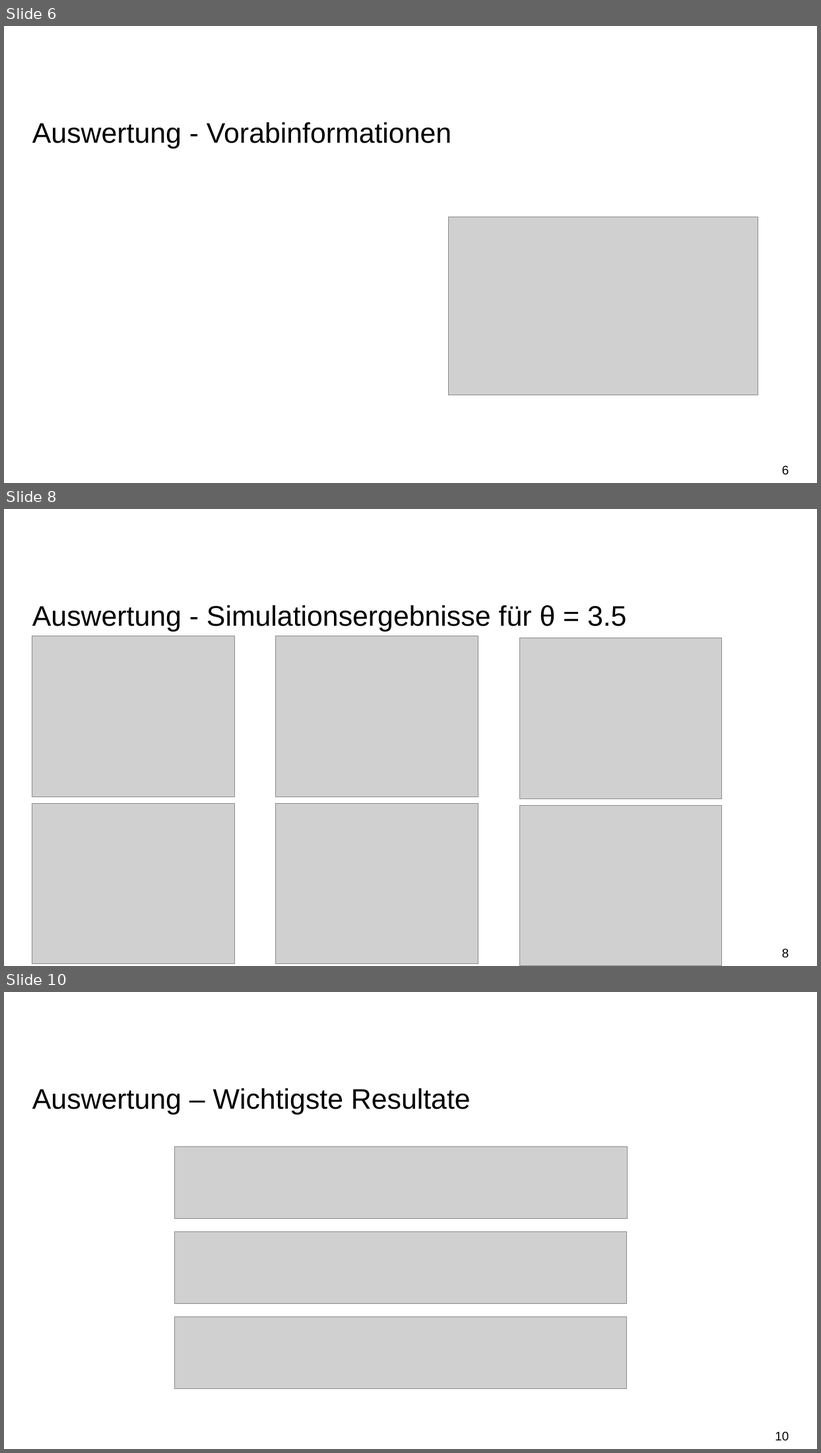
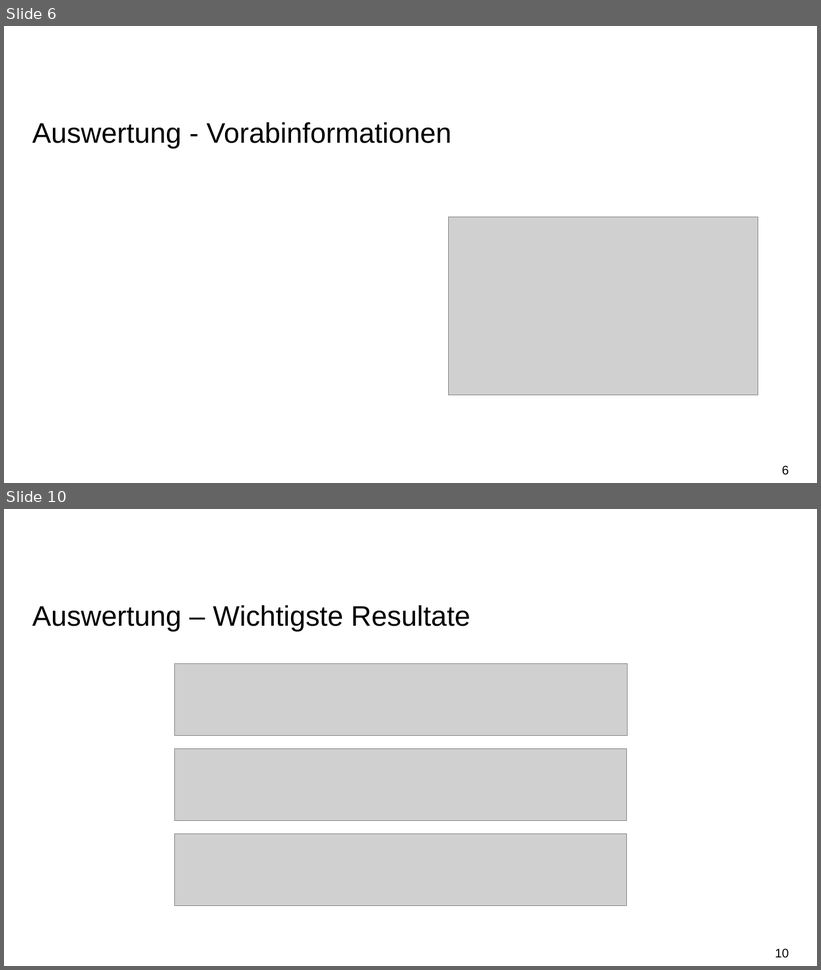
Before and after one commit to rudolf-schoenmann/ContaminationFlow, a slide deck: Bericht/Abschlusspresentation.pptx. Shown one above the other, each under a label of ours: slides 6, 8 and 10 before the commit, slides 6 and 10 after it; the slides between them are not shown. The pictures are 821x1453 and 821x970 pixels, drawn with LibreOffice and Linux fonts; fonts in the diff are those of the drawing; grey boxes stand for pictures; background and template pictures are left out. Boxes give left, top, right and bottom in pixels: in the first picture for what was removed or moved away, otherwise in the second. Text is boxed around its words. In the diff, an @@ line names an element or a change of style, - is before the commit and + after.

```diff
--- a/Bericht/Abschlusspresentation.pptx
+++ b/Bericht/Abschlusspresentation.pptx
@@ slide 8 removed at [4,509,817,966], background #FFFFFF @@
@@ title removed at [32,605,626,631] @@
-Auswertung - Simulationsergebnisse für θ = 3.5
@@ picture removed at [32,636,234,797] @@
@@ picture removed at [276,636,479,797] @@
@@ picture removed at [519,638,722,799] @@
@@ picture removed at [32,803,234,964] @@
@@ picture removed at [276,803,479,964] @@
@@ picture removed at [519,805,722,966] @@
@@ page number removed at [782,949,789,958] @@
-8
```
Also in this commit, not shown: 5 slides changed, 3 slides added, 2 other slides removed, 29 other files.
